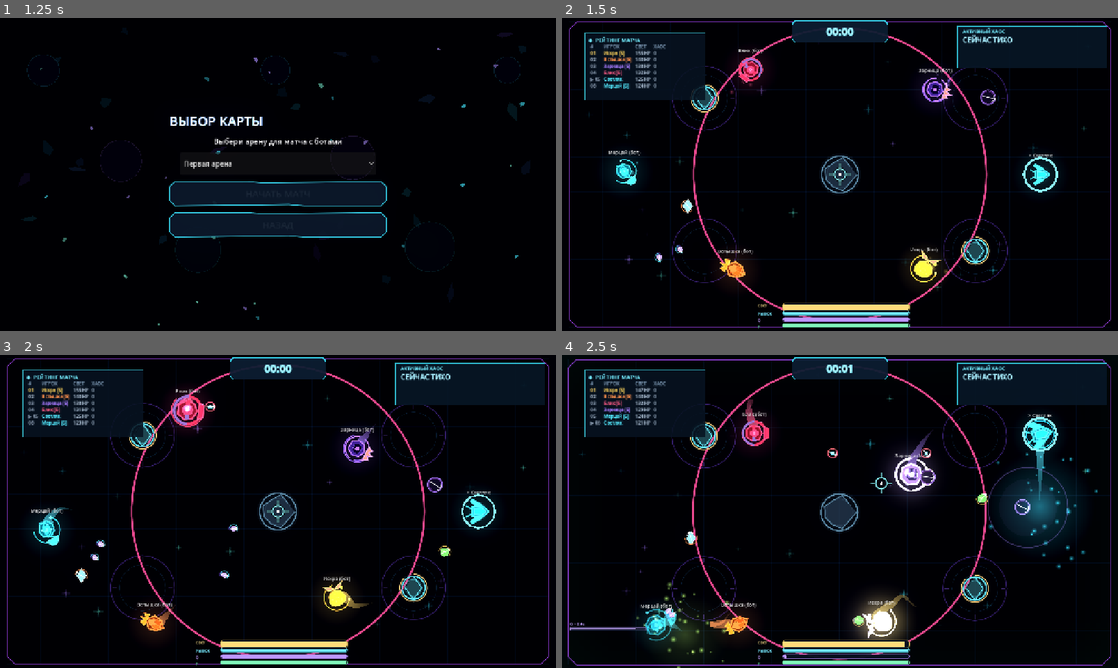
Above: before the commit, frames 1-4 (two rows, left to right).
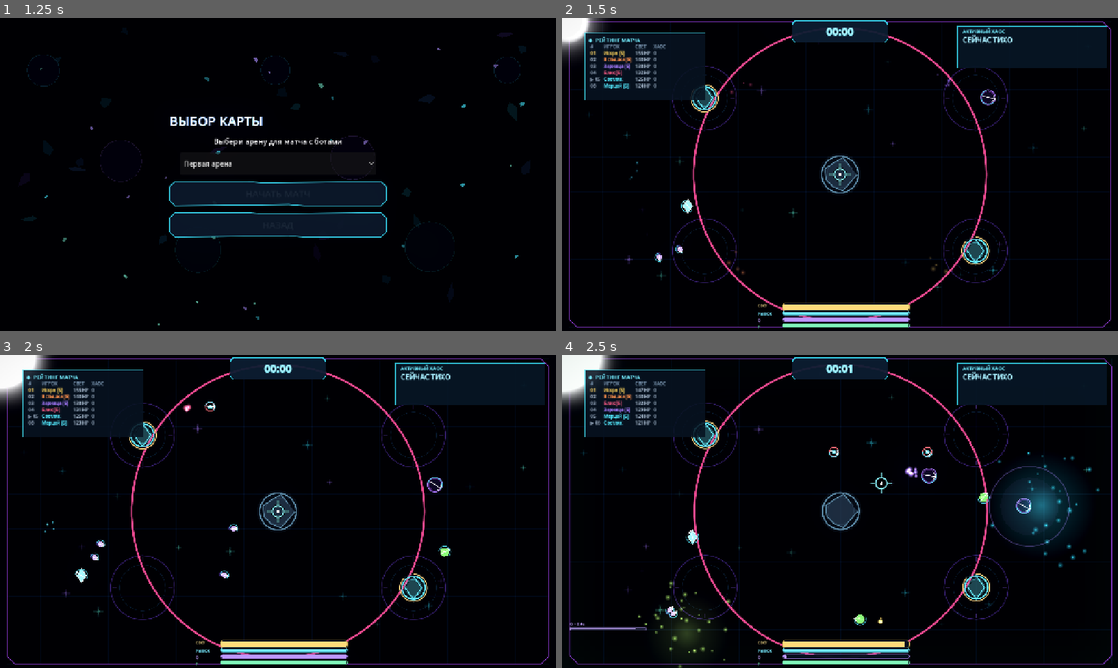
Above: after the commit, the same moments.

Repository: DvoreZZKy/svetobalamut
Game: Godot game, scene res://scenes/menu.tscn
Same seed, same stepped clock (60 frames per second), same inputs: the game is played once before the commit and once after it.
Inputs (mouse positions are in pixels of both pictures, inside the frame that each line leads up to):
- Up to frame 1 (1.25 s): click "Играть одному (с ботами)" at 0.5 s
- Up to frame 2 (1.5 s): click "НАЧАТЬ МАТЧ" at 1.25 s
- Up to frame 3 (2 s): no input
- Up to frame 4 (2.5 s): tap Enter (restart) at 2 s; move the mouse to (867, 511) at 2.02 s; hold W (up) from 2.03 s (still down); tap Q (ability) at 2.1 s; click (867, 511) at 2.17 s

Frame 1 is identical in both runs. In frame 2, 3.1% of the frame differs, in the area x 0-90%, y 0-85%; in frame 3, 3.8%; in frame 4, 11%, in the area x 0-99%, y 0-100%.
Error after the commit: Parse Error: Cannot infer the type of "phase" variable because the value doesn't have a set type. (res://scripts/vector_actor.gd:80)

Commit message:
Redesign all character silhouettes, palettes and animations

Diff:
--- a/scripts/menu.gd
+++ b/scripts/menu.gd
@@ -75,20 +75,24 @@
 	_btn("Назад", join, func(): _show("main"))
 
 	var profile := _box("profile")
-	profile.anchor_left = 0.5
-	profile.anchor_right = 0.5
-	profile.anchor_top = 0.5
-	profile.anchor_bottom = 0.5
-	profile.offset_left = -250
-	profile.offset_right = 250
-	profile.offset_top = -280
-	profile.offset_bottom = 280
+	profile.anchor_left = 0.0
+	profile.anchor_right = 1.0
+	profile.anchor_top = 0.0
+	profile.anchor_bottom = 1.0
+	profile.offset_left = 0
+	profile.offset_right = 0
+	profile.offset_top = 92
+	profile.offset_bottom = -18
 	profile.alignment = BoxContainer.ALIGNMENT_CENTER
 	profile.add_theme_constant_override("separation", 5)
-	_title(profile, "ТВОЙ ПЕРСОНАЖ")
+	profile.add_theme_constant_override("alignment", BoxContainer.ALIGNMENT_CENTER)
+	var profile_heading := _title(profile, "ТВОЙ ПЕРСОНАЖ")
+	profile_heading.horizontal_alignment = HORIZONTAL_ALIGNMENT_CENTER
+	profile_heading.size_flags_horizontal = Control.SIZE_EXPAND_FILL
 	profile_preview = _make_vector_preview(profile)
 	profile_info = Label.new()
 	profile_info.horizontal_alignment = HORIZONTAL_ALIGNMENT_CENTER
+	profile_info.size_flags_horizontal = Control.SIZE_EXPAND_FILL
 	profile_info.add_theme_font_size_override("font_size", 15)
 	profile.add_child(profile_info)
 	profile_color_btn = _btn("Цвет", profile, func():
--- a/scripts/vector_actor.gd
+++ b/scripts/vector_actor.gd
@@ -1,5 +1,5 @@
 extends Node2D
-## Четыре читаемых силуэта с небольшим количеством крупных граней.
+## Персонажи рисуются из палитры игрока; белый используется только как нейтральный блик.
 
 var kind := 0
 var tint := Color("#54eaff")
@@ -8,157 +8,207 @@
 var anim_time := 0.0
 
 func setup(p_kind: int, p_tint: Color, p_outfit: int, p_hat: int) -> void:
-	kind = maxi(0, p_kind)
+	kind = posmod(p_kind, 19)
 	tint = p_tint
 	outfit = posmod(p_outfit, 5)
 	hat = posmod(p_hat, 5)
 	queue_redraw()
 
-
 func _process(dt: float) -> void:
 	anim_time += dt
 	queue_redraw()
 
-
-func _shape(points: Array, fill: Color, edge: Color = Color.WHITE, width: float = 3.0) -> void:
-	var poly := PackedVector2Array(points)
-	draw_colored_polygon(poly, fill)
-	var closed := poly.duplicate()
-	closed.append(poly[0])
-	draw_polyline(closed, edge, width, true)
-
+func _poly(points: Array, fill: Color, edge: Color = Color.WHITE, width: float = 2.5) -> void:
+	var polygon := PackedVector2Array(points)
+	draw_colored_polygon(polygon, fill)
+	var outline := polygon.duplicate()
+	outline.append(polygon[0])
+	draw_polyline(outline, edge, width, true)
+
+func _line(a: Vector2, b: Vector2, color: Color, width: float = 2.5) -> void:
+	draw_line(a, b, color, width, true)
+
+func _ring(center: Vector2, radius: float, color: Color, width: float = 2.0, start: float = 0.0, finish: float = TAU) -> void:
+	draw_arc(center, radius, start, finish, 32, color, width, true)
+
+func _dot(pos: Vector2, radius: float, color: Color) -> void:
+	draw_circle(pos, radius, color)
 
 func _draw() -> void:
-	var dark := tint.darkened(0.62)
-	var bright := tint.lightened(0.42)
-	if kind < 4:
-		match posmod(kind, 4):
-			0: # Светляк: крылья и короткое светящееся тело.
-				_shape([Vector2(-8,-4),Vector2(-23,-18),Vector2(-27,-14),Vector2(-17,5),Vector2(-7,8)], bright, bright, 2.5)
-				_shape([Vector2(8,-4),Vector2(23,-18),Vector2(27,-14),Vector2(17,5),Vector2(7,8)], bright, bright, 2.5)
-				_shape([Vector2(-10,-14),Vector2(10,-14),Vector2(13,8),Vector2(0,23),Vector2(-13,8)], dark, bright, 3.5)
-				_shape([Vector2(-7,-9),Vector2(7,-9),Vector2(8,8),Vector2(0,17),Vector2(-8,8)], tint, tint.lightened(0.7), 2.0)
-				draw_line(Vector2(-5,-14),Vector2(-12,-27),bright,3.0,true)
-				draw_line(Vector2(5,-14),Vector2(12,-27),bright,3.0,true)
-			1: # Капсула: широкий корпус и одно большое окно.
-				_shape([Vector2(-17,-22),Vector2(12,-22),Vector2(20,-12),Vector2(20,13),Vector2(10,24),Vector2(-10,24),Vector2(-20,13),Vector2(-20,-12)], dark, bright, 4.0)
-				_shape([Vector2(-12,-15),Vector2(12,-15),Vector2(14,3),Vector2(9,15),Vector2(-9,15),Vector2(-14,3)], tint, bright, 2.5)
-				_shape([Vector2(-8,-9),Vector2(8,-9),Vector2(8,1),Vector2(-8,1)], Color("#d9fbff"), Color("#d9fbff"), 1.0)
-			2: # Призрак: плавающий силуэт с гранёным низом.
-				_shape([Vector2(-19,17),Vector2(-20,-5),Vector2(-14,-20),Vector2(-7,-25),Vector2(7,-25),Vector2(14,-20),Vector2(20,-5),Vector2(19,17),Vector2(8,10),Vector2(0,20),Vector2(-8,10)], dark, bright, 3.5)
-				_shape([Vector2(-12,-10),Vector2(-5,-17),Vector2(5,-17),Vector2(12,-10),Vector2(10,1),Vector2(-10,1)], Color("#f5f1ff"), Color("#f5f1ff"), 1.0)
-				draw_line(Vector2(-7,7),Vector2(7,7),Color("#7557b9"),3.0,true)
-			3: # Кристалл: ромб с тремя крупными плоскостями.
-				_shape([Vector2(0,-28),Vector2(20,-9),Vector2(16,12),Vector2(0,28),Vector2(-16,12),Vector2(-20,-9)], dark, bright, 4.0)
-				_shape([Vector2(0,-21),Vector2(12,-8),Vector2(0,2),Vector2(-12,-8)], bright, bright, 1.0)
-				_shape([Vector2(-12,-5),Vector2(0,4),Vector2(0,21),Vector2(-13,10)], tint, bright, 1.5)
-				_shape([Vector2(12,-5),Vector2(13,10),Vector2(0,21),Vector2(0,4)], tint.darkened(0.2), bright, 1.5)
-	if kind >= 4:
-		# Newer classes use their own animated core instead of reusing one of the four
-		# original silhouettes underneath their class-specific ornaments.
-		var core_pulse := 1.0 + 0.07 * sin(anim_time * 5.2 + float(kind))
-		_shape([Vector2(0, -20), Vector2(16, -12), Vector2(20, 5), Vector2(10, 20), Vector2(-10, 20), Vector2(-20, 5), Vector2(-16, -12)], dark, bright, 3.0)
-		draw_circle(Vector2.ZERO, 11.0 * core_pulse, tint.lightened(0.22))
-		draw_circle(Vector2.ZERO, 4.0 * core_pulse, Color.WHITE)
-		var orbit_angle := anim_time * (1.1 if kind % 2 == 0 else -1.1) + float(kind)
-		draw_arc(Vector2.ZERO, 32.0 + 2.0 * sin(anim_time * 3.0), orbit_angle, orbit_angle + PI * 1.35, 28, Color(bright, 0.82), 2.4, true)
-		var spark_pos := Vector2.from_angle(orbit_angle) * 32.0
-		draw_circle(spark_pos, 3.2, Color.WHITE)
-		var emblem_id := posmod(kind - 4, 15)
-		# Каждый новый класс получает собственный силуэтный декор и фактуру.
-		match emblem_id:
-			0: # Импульс — электрические плавники и молнии.
-				_shape([Vector2(-16,-8),Vector2(-34,-20),Vector2(-28,0),Vector2(-34,20),Vector2(-13,9)], bright, bright, 2.0)
-				_shape([Vector2(16,-8),Vector2(34,-20),Vector2(28,0),Vector2(34,20),Vector2(13,9)], bright, bright, 2.0)
-				draw_line(Vector2(-8,-17),Vector2(2,-5),Color.WHITE,2.5,true)
-				draw_line(Vector2(2,-5),Vector2(-5,5),Color.WHITE,2.5,true)
-				draw_line(Vector2(-5,5),Vector2(8,17),Color.WHITE,2.5,true)
-			1: # Магнит — полюса и металлические дуги.
-				draw_arc(Vector2.ZERO, 29.0, PI, TAU, 24, Color("#ff657d"), 5.0, true)
-				draw_arc(Vector2.ZERO, 29.0, 0.0, PI, 24, Color("#62caff"), 5.0, true)
-				draw_rect(Rect2(-20,-4,10,9), Color("#ff657d"))
-				draw_rect(Rect2(10,-4,10,9), Color("#62caff"))
-			2: # Слизень — мягкие капли и пузырьки.
-				_shape([Vector2(-22,8),Vector2(-19,-8),Vector2(-8,-16),Vector2(12,-13),Vector2(23,0),Vector2(18,15),Vector2(0,22),Vector2(-18,17)], tint.lightened(0.18), bright, 2.5)
-				for i in 4:
-					draw_circle(Vector2(-12.0 + float(i) * 8.0, 2.0 + float(i % 2) * 7.0), 2.2, Color("#eaffc2"))
-				draw_circle(Vector2(20,-22), 4.0, bright)
-			3: # Сверхнова — корона солнечных лучей.
-				for i in 12:
-					var angle := TAU * float(i) / 12.0
-					draw_line(Vector2.from_angle(angle) * 25.0, Vector2.from_angle(angle) * 36.0, bright, 3.0, true)
-				draw_circle(Vector2.ZERO, 8.0, Color("#fff0a1"))
-				draw_circle(Vector2.ZERO, 4.0, Color.WHITE)
-			4: # Мираж — двойной контур-призрак.
-				draw_arc(Vector2(-13,-3), 22.0, -1.3, 1.3, 20, Color(bright, 0.7), 3.0, true)
-				draw_arc(Vector2(13,3), 22.0, PI - 1.3, PI + 1.3, 20, Color(bright, 0.7), 3.0, true)
-				draw_circle(Vector2(-11,-4), 3.0, Color.WHITE)
-				draw_circle(Vector2(11,4), 3.0, Color.WHITE)
-			5: # Осколок — острые кристаллические грани.
-				_shape([Vector2(0,-34),Vector2(8,-10),Vector2(28,-19),Vector2(13,0),Vector2(30,15),Vector2(6,10),Vector2(0,34),Vector2(-7,10),Vector2(-29,17),Vector2(-13,0),Vector2(-27,-19),Vector2(-7,-10)], bright, Color.WHITE, 2.0)
-				draw_line(Vector2(-10,-3),Vector2(10,4),Color.WHITE,2.0,true)
-			6: # Сингулярность — чёрное ядро и линза.
-				draw_arc(Vector2.ZERO, 30.0, 0.2, 2.9, 28, bright, 3.0, true)
-				draw_arc(Vector2.ZERO, 30.0, 3.35, 6.05, 28, bright, 3.0, true)
-				draw_circle(Vector2.ZERO, 12.0, Color("#090719"))
-				draw_circle(Vector2.ZERO, 5.0, Color("#c9a5ff"))
-			7: # Рикошет — три отражающих шеврона.
-				for i in 3:
-					var yy := -13.0 + float(i) * 13.0
-					draw_line(Vector2(-20,yy),Vector2(0,yy + 8.0),bright,3.0,true)
-					draw_line(Vector2(0,yy + 8.0),Vector2(20,yy),bright,3.0,true)
-			8: # Вулкан — раскалённые трещины.
-				_shape([Vector2(-18,8),Vector2(-15,-8),Vector2(-5,-18),Vector2(6,-12),Vector2(18,-19),Vector2(16,5),Vector2(7,19),Vector2(-9,18)], Color("#54202b"), Color("#ff9a45"), 2.5)
-				draw_line(Vector2(-8,9),Vector2(0,-2),Color("#ffe58a"),3.0,true)
-				draw_line(Vector2(0,-2),Vector2(10,7),Color("#ffe58a"),3.0,true)
-				draw_circle(Vector2(0,-9),4.0,Color("#fff1a1"))
-			9: # Паразит — усики и сегменты.
-				for side in [-1.0, 1.0]:
-					draw_line(Vector2(side * 10,-13),Vector2(side * 23,-29),bright,3.0,true)
-					draw_line(Vector2(side * 17,5),Vector2(side * 29,16),bright,3.0,true)
-					draw_circle(Vector2(side * 24,-29),3.0,Color.WHITE)
-				for i in 3:
-					draw_arc(Vector2(0,0), 11.0 + float(i) * 5.0, 0.2, 2.9, 16, bright, 1.8, true)
-			10: # Маятник — подвес и качающийся груз.
-				draw_line(Vector2(0,-24),Vector2(0,2),bright,3.0,true)
-				draw_arc(Vector2(0,0), 28.0, 0.2, 2.95, 20, bright, 2.0, true)
-				_shape([Vector2(0,-2),Vector2(12,10),Vector2(0,25),Vector2(-12,10)], tint.lightened(0.3), bright, 2.5)
-			11: # Губка — пористая поверхность.
-				for i in 9:
-					var angle := TAU * float(i) / 9.0
-					draw_circle(Vector2.from_angle(angle) * 17.0, 3.0 + float(i % 2), bright)
-				draw_circle(Vector2.ZERO, 6.0, tint.lightened(0.65))
-			12: # Фантом — следы рывка.
-				for i in 4:
-					var yy := -18.0 + float(i) * 12.0
-					draw_line(Vector2(-34,yy),Vector2(-20,yy),Color(bright, 0.85 - float(i) * 0.14),3.0,true)
-				draw_line(Vector2(12,-13),Vector2(28,-24),bright,3.0,true)
-				draw_line(Vector2(12,13),Vector2(28,24),bright,3.0,true)
-			13: # Генератор — катушки и энергетическое ядро.
-				draw_arc(Vector2.ZERO, 27.0, 0.0, TAU, 24, bright, 3.0, true)
-				for i in 4:
-					draw_circle(Vector2.from_angle(TAU * float(i) / 4.0) * 27.0, 4.0, Color("#fff0a1"))
-				draw_circle(Vector2.ZERO, 8.0, bright)
-			14: # Полярность — разноимённые полюса.
-				draw_circle(Vector2(-13,0), 12.0, Color("#ff647d"))
-				draw_circle(Vector2(13,0), 12.0, Color("#62caff"))
-				draw_line(Vector2(-18,0),Vector2(-8,0),Color.WHITE,2.5,true)
-				draw_line(Vector2(-13,-5),Vector2(-13,5),Color.WHITE,2.5,true)
-				draw_line(Vector2(8,0),Vector2(18,0),Color.WHITE,2.5,true)
-		# Световые насечки подчёркивают материал каждого нового корпуса.
-		for i in 3:
-			var yy := -10.0 + float(i) * 10.0
-			draw_line(Vector2(-5, yy), Vector2(5, yy), Color(bright, 0.72), 1.4, true)
-
-	if outfit > 0 and kind < 4:
-		var cloth: Color = [Color("#26334f"), Color("#f4d35e"), Color("#3ddc97"), Color("#f05d9b"), Color("#d6e4ff")][outfit]
-		match posmod(kind, 4):
-			0: _shape([Vector2(-7,-3),Vector2(7,-3),Vector2(5,10),Vector2(0,15),Vector2(-5,10)], cloth, cloth.lightened(0.35), 2.0)
-			1: _shape([Vector2(-14,4),Vector2(14,4),Vector2(10,17),Vector2(-10,17)], cloth, cloth.lightened(0.35), 2.0)
-			2: _shape([Vector2(-14,1),Vector2(14,1),Vector2(16,13),Vector2(0,20),Vector2(-16,13)], cloth, cloth.lightened(0.35), 2.0)
-			3: _shape([Vector2(0,-8),Vector2(10,0),Vector2(6,12),Vector2(0,17),Vector2(-6,12),Vector2(-10,0)], cloth, cloth.lightened(0.35), 2.0)
-	match hat:
-		1: _shape([Vector2(-17,-24),Vector2(-12,-38),Vector2(-4,-30),Vector2(0,-43),Vector2(5,-30),Vector2(13,-38),Vector2(18,-24)], Color("#ffd65c"), Color("#fff0ad"), 2.5)
-		2: _shape([Vector2(-17,-23),Vector2(17,-23),Vector2(12,-34),Vector2(-12,-34)], Color("#e85e7e"), Color("#ffafc0"), 2.5)
-		3: _shape([Vector2(-15,-22),Vector2(-25,-36),Vector2(-5,-28),Vector2(0,-22),Vector2(7,-28),Vector2(25,-36),Vector2(15,-22)], Color("#b88cff"), Color("#e0caff"), 2.5)
-		4: _shape([Vector2(-16,-27),Vector2(-10,-40),Vector2(0,-45),Vector2(10,-40),Vector2(16,-27)], Color("#9cefff"), Color("#e3fcff"), 2.5)
+	var dark: Color = tint.darkened(0.66)
+	var mid: Color = tint.darkened(0.28)
+	var bright: Color = tint.lightened(0.38)
+	var pale: Color = tint.lightened(0.68)
+	var pulse := 0.5 + 0.5 * sin(anim_time * 2.4)
+	var wobble := sin(anim_time * 4.0)
+	var p := Vector2.ZERO
+
+	match kind:
+		0: # Светляк — крылья машут независимо от тела.
+			var flap := sin(anim_time * 8.0) * 8.0
+			_poly([Vector2(-7,-5),Vector2(-24,-20-flap),Vector2(-28,-7),Vector2(-15,8)], bright, pale)
+			_poly([Vector2(7,-5),Vector2(24,-20+flap),Vector2(28,-7),Vector2(15,8)], bright, pale)
+			_poly([Vector2(-10,-14),Vector2(10,-14),Vector2(13,8),Vector2(0,24),Vector2(-13,8)], dark, bright, 3.0)
+			_poly([Vector2(-6,-8),Vector2(6,-8),Vector2(7,8),Vector2(0,16),Vector2(-7,8)], tint, pale)
+			for i in 3:
+				_dot(Vector2(sin(anim_time*1.8+float(i)*2.1)*32.0, cos(anim_time*1.8+float(i)*2.1)*20.0), 2.5, Color(bright, 0.8))
+		1: # Капсула — бронированные створки сдвигаются.
+			var gap := pulse * 3.0
+			_poly([Vector2(-18,-22),Vector2(-3,-22-gap),Vector2(-3,21),Vector2(-12,24),Vector2(-21,12),Vector2(-21,-12)], dark, bright, 3.0)
+			_poly([Vector2(18,-22),Vector2(3,-22+gap),Vector2(3,21),Vector2(12,24),Vector2(21,12),Vector2(21,-12)], mid, bright, 3.0)
+			_poly([Vector2(-8,-13),Vector2(8,-13),Vector2(11,7),Vector2(0,17),Vector2(-11,7)], tint, pale)
+			_line(Vector2(-5,-4),Vector2(5,-4),Color.WHITE,2.0)
+			_line(Vector2(-4,3),Vector2(4,3),Color.WHITE,1.5)
+		2: # Призрак — нижняя кромка плывёт волной.
+			var bob := sin(anim_time*3.0)*3.0
+			_poly([Vector2(-19,13+bob),Vector2(-20,-7),Vector2(-13,-21),Vector2(-6,-26),Vector2(7,-26),Vector2(15,-18),Vector2(20,-5),Vector2(18,13),Vector2(8,8+bob),Vector2(0,17-bob),Vector2(-9,9+bob)], dark, bright, 3.0)
+			_poly([Vector2(-11,-10),Vector2(-5,-17),Vector2(5,-17),Vector2(11,-10),Vector2(9,0),Vector2(-9,0)], pale, Color.WHITE, 1.0)
+			_line(Vector2(-7,7),Vector2(7,7),mid,2.5)
+			_ring(Vector2(0,25), 5.0, Color(bright, 0.55+pulse*0.35), 1.5)
+		3: # Кристалл — вращающиеся блики по неподвижным граням.
+			_poly([Vector2(0,-29),Vector2(21,-8),Vector2(16,13),Vector2(0,29),Vector2(-16,13),Vector2(-21,-8)], dark, bright, 3.5)
+			_poly([Vector2(0,-22),Vector2(13,-8),Vector2(0,2),Vector2(-13,-8)], bright, pale)
+			_poly([Vector2(-13,-5),Vector2(0,4),Vector2(0,22),Vector2(-14,11)], tint, pale)
+			_poly([Vector2(13,-5),Vector2(14,11),Vector2(0,22),Vector2(0,4)], mid, bright)
+			var shine := Vector2.from_angle(anim_time*1.3) * 13.0
+			_line(shine+Vector2(-4,-5),shine+Vector2(4,5),Color.WHITE,2.0)
+		4: # Импульс — короткие рывки и электрические дуги.
+			var jolt := Vector2(sin(anim_time*17.0)*2.8, sin(anim_time*23.0)*1.8)
+			_poly([Vector2(-12,-17),Vector2(10,-20),Vector2(19,-5),Vector2(12,17),Vector2(-10,19),Vector2(-20,1)]+[jolt], dark, bright, 3.0)
+			_poly([Vector2(-9,-9),Vector2(7,-12),Vector2(12,3),Vector2(0,13),Vector2(-12,3)], tint, pale)
+			for side in [-1.0,1.0]:
+				var phase := anim_time*15.0 + side
+				_line(Vector2(side*17,-13),Vector2(side*(26+sin(phase)*5),-5),bright,2.5)
+				_line(Vector2(side*(26+sin(phase)*5),-5),Vector2(side*20,5),Color.WHITE,1.5)
+				_line(Vector2(side*20,5),Vector2(side*29,15),bright,2.5)
+		5: # Магнит — два полюса притягивают движущиеся опилки.
+			_poly([Vector2(-19,-13),Vector2(-7,-22),Vector2(7,-22),Vector2(19,-13),Vector2(17,13),Vector2(8,22),Vector2(-8,22),Vector2(-17,13)], dark, bright, 3.0)
+			_poly([Vector2(-15,-10),Vector2(-2,-10),Vector2(-2,13),Vector2(-13,13)], tint, pale)
+			_poly([Vector2(2,-10),Vector2(15,-10),Vector2(13,13),Vector2(2,13)], mid, bright)
+			_line(Vector2(-12,0),Vector2(-5,0),Color.WHITE,2.0)
+			_line(Vector2(-8,-4),Vector2(-8,4),Color.WHITE,2.0)
+			_line(Vector2(5,0),Vector2(12,0),Color.WHITE,2.0)
+			for i in 6:
+				var a := anim_time*1.5 + TAU*float(i)/6.0
+				var r := 29.0 + sin(anim_time*3.0+float(i))*4.0
+				_dot(Vector2.from_angle(a)*r, 2.0, bright)
+		6: # Слизень — вязкое тело с меняющимися боками.
+			var squeeze := sin(anim_time*3.2)
+			_poly([Vector2(-22,-5),Vector2(-16,-16-squeeze*3),Vector2(0,-18),Vector2(18,-13+squeeze*3),Vector2(23,3),Vector2(15,17),Vector2(-5,22),Vector2(-21,13)], tint, bright, 3.0)
+			_poly([Vector2(-11,-5),Vector2(-5,-11),Vector2(5,-10),Vector2(12,-3),Vector2(8,4),Vector2(-8,4)], pale, Color.WHITE, 1.0)
+			for i in 4:
+				var y := sin(anim_time*2.0+float(i))*8.0
+				_dot(Vector2(-12.0+float(i)*8.0,y+8.0),2.0,bright)
+			_dot(Vector2(20.0+sin(anim_time*2.4)*3.0,-20.0-cos(anim_time*2.4)*3.0),3.0,pale)
+		7: # Сверхнова — ядро сжимается, лучи вспыхивают по очереди.
+			var core := 7.0 + pulse*4.0
+			for i in 12:
+				var a := TAU*float(i)/12.0
+				var inner := 17.0 + pulse*3.0
+				var outer := 27.0 + pulse*12.0
+				_line(Vector2.from_angle(a)*inner,Vector2.from_angle(a)*outer,Color(bright,0.35+0.65*pulse),2.0)
+			_dot(Vector2.ZERO,core,bright)
+			_dot(Vector2.ZERO,core*0.42,Color.WHITE)
+			_ring(Vector2.ZERO,14.0+pulse*5.0,Color(bright,0.55),1.5)
+		8: # Мираж — две копии сдвигаются и растворяются.
+			var drift := sin(anim_time*2.2)*7.0
+			_poly([Vector2(-12,-19)+Vector2(-drift,0),Vector2(12,-19)+Vector2(-drift,0),Vector2(18,0)+Vector2(-drift,0),Vector2(0,22)+Vector2(-drift,0),Vector2(-18,0)+Vector2(-drift,0)],Color(tint,0.24),Color(bright,0.42),2.0)
+			_poly([Vector2(-12,-19)+Vector2(drift,0),Vector2(12,-19)+Vector2(drift,0),Vector2(18,0)+Vector2(drift,0),Vector2(0,22)+Vector2(drift,0),Vector2(-18,0)+Vector2(drift,0)],Color(tint,0.24),Color(bright,0.42),2.0)
+			_poly([Vector2(0,-21),Vector2(15,-7),Vector2(12,12),Vector2(0,24),Vector2(-12,12),Vector2(-15,-7)],dark,bright,3.0)
+			_line(Vector2(-7,-3),Vector2(7,-3),Color.WHITE,2.0)
+		9: # Осколок — сегменты вращаются вокруг острого ядра.
+			for i in 3:
+				var a := anim_time*0.7+TAU*float(i)/3.0
+				var v := Vector2.from_angle(a)
+				_poly([v*17.0,v.rotated(0.32)*31.0,v.rotated(0.62)*18.0],bright,Color.WHITE,1.5)
+			_poly([Vector2(0,-17),Vector2(13,0),Vector2(0,17),Vector2(-13,0)],dark,bright,2.5)
+			_line(Vector2(-5,-5),Vector2(5,5),Color.WHITE,1.5)
+		10: # Сингулярность — линза изгибает дуги вокруг тёмного центра.
+			for i in 3:
+				var r := 22.0+float(i)*6.0
+				var shift := sin(anim_time*1.4+float(i))*0.45
+				_ring(Vector2(shift*7.0,0),r,Color(bright,0.5-float(i)*0.1),1.8,0.25+shift,2.7+shift)
+				_ring(Vector2(-shift*7.0,0),r,Color(bright,0.5-float(i)*0.1),1.8,3.35+shift,5.8+shift)
+			_dot(Vector2.ZERO,12.0,dark)
+			_dot(Vector2.ZERO,4.0,bright)
+		11: # Рикошет — последовательный пробег блика по шевронам.
+			for i in 3:
+				var yy := -14.0+float(i)*14.0
+				var active := 0.35+0.65*(0.5+0.5*sin(anim_time*5.0-float(i)*1.7))
+				_line(Vector2(-20,yy-7),Vector2(0,yy+7),Color(bright,active),3.0)
+				_line(Vector2(0,yy+7),Vector2(20,yy-7),Color(bright,active),3.0)
+		12: # Вулкан — трещины пульсируют, искры поднимаются.
+			_poly([Vector2(-18,10),Vector2(-17,-9),Vector2(-7,-21),Vector2(7,-17),Vector2(19,-7),Vector2(17,12),Vector2(5,22),Vector2(-11,19)],dark,mid,3.0)
+			var heat := 0.45+0.55*pulse
+			_line(Vector2(-10,10),Vector2(-2,-2),Color(bright,heat),3.0)
+			_line(Vector2(-2,-2),Vector2(8,5),Color(bright,heat),3.0)
+			_line(Vector2(8,5),Vector2(13,-9),Color(bright,heat),2.0)
+			for i in 4:
+				var rise := fposmod(anim_time*22.0+float(i)*11.0,28.0)
+				_dot(Vector2(sin(anim_time*3.0+float(i))*14.0,12.0-rise),1.5,Color(bright,1.0-rise/35.0))
+		13: # Паразит — усики сокращаются, по ним бегут узлы.
+			_poly([Vector2(-14,-12),Vector2(0,-21),Vector2(14,-12),Vector2(18,8),Vector2(0,22),Vector2(-18,8)],dark,bright,3.0)
+			for side in [-1.0,1.0]:
+				var tip := Vector2(side*(25.0+sin(anim_time*3.0+side)*5.0),-28.0+sin(anim_time*2.0+side)*4.0)
+				_line(Vector2(side*9,-12),tip,bright,3.0)
+				_dot(tip,3.0,Color.WHITE)
+				_dot(Vector2(side*17,3)+Vector2(0,sin(anim_time*4.0+side)*7.0),2.5,pale)
+			_ring(Vector2.ZERO,11.0+sin(anim_time*2.0)*2.0,bright,1.5)
+		14: # Маятник — груз качается на подвесе.
+			var angle := sin(anim_time*2.3)*0.72
+			var end := Vector2(0,-2).rotated(angle)+Vector2(0,25)
+			_poly([Vector2(-17,-18),Vector2(17,-18),Vector2(13,-5),Vector2(-13,-5)],dark,bright,2.5)
+			_line(Vector2(0,-7),end,bright,3.0)
+			_ring(Vector2(0,25),27.0,Color(bright,0.3),1.5,PI*1.15,PI*1.85)
+			_poly([end+Vector2(0,-10),end+Vector2(10,0),end+Vector2(0,10),end+Vector2(-10,0)],tint,pale,2.0)
+		15: # Губка — поры открываются и закрываются.
+			var swell := 1.0+0.13*sin(anim_time*2.6)
+			_poly([Vector2(-18,-17),Vector2(0,-22*swell),Vector2(18,-15),Vector2(22,4),Vector2(10,20),Vector2(-12,18),Vector2(-22,3)],dark,bright,3.0)
+			for i in 9:
+				var a := TAU*float(i)/9.0
+				var r := 13.0*swell
+				_ring(Vector2.from_angle(a)*r,2.0+1.2*pulse,bright,1.2)
+			_dot(Vector2.ZERO,5.0,tint)
+		16: # Генератор — четыре катушки включаются по кругу.
+			_poly([Vector2(-16,-16),Vector2(16,-16),Vector2(21,0),Vector2(16,16),Vector2(-16,16),Vector2(-21,0)],dark,bright,3.0)
+			for i in 4:
+				var a := TAU*float(i)/4.0
+				var lit := 0.3+0.7*(0.5+0.5*sin(anim_time*4.0-float(i)*PI/2.0))
+				_dot(Vector2.from_angle(a)*27.0,4.0,Color(bright,lit))
+				_line(Vector2.from_angle(a)*16.0,Vector2.from_angle(a)*23.0,Color(bright,lit),2.0)
+			_ring(Vector2.ZERO,9.0,bright,2.0)
+			_dot(Vector2.ZERO,4.0,Color.WHITE)
+		17: # Полярность — две половины сближаются и расходятся.
+			var separation := 12.0+sin(anim_time*2.0)*3.0
+			_dot(Vector2(-separation,0),13.0,dark)
+			_dot(Vector2(separation,0),13.0,mid)
+			_ring(Vector2(-separation,0),13.0,bright,2.0,0.0,PI)
+			_ring(Vector2(separation,0),13.0,bright,2.0,PI,TAU)
+			_line(Vector2(-separation-5,0),Vector2(-separation+5,0),Color.WHITE,2.0)
+			_line(Vector2(separation-5,0),Vector2(separation+5,0),Color.WHITE,2.0)
+		18: # Фантом — быстрые послесвечения появляются и стираются.
+			var offset := sin(anim_time*4.0)*9.0
+			for i in 3:
+				var trail := Vector2(-offset-float(i)*7.0,0)
+				var alpha := 0.16+0.18*float(3-i)
+				_poly([trail+Vector2(0,-19),trail+Vector2(14,-5),trail+Vector2(10,14),trail+Vector2(0,22),trail+Vector2(-10,14),trail+Vector2(-14,-5)],Color(tint,alpha),Color(bright,alpha+0.12),1.5)
+			_poly([Vector2(0,-20),Vector2(15,-6),Vector2(12,12),Vector2(0,23),Vector2(-12,12),Vector2(-15,-6)],dark,bright,3.0)
+			_line(Vector2(-7,-3),Vector2(7,-3),Color.WHITE,2.0)
+
+	# Костюмы и головные уборы тонируются от палитры игрока, а не от жёстких RGB-констант.
+	if outfit > 0:
+		var cloth := tint.darkened(0.38+float(outfit)*0.045)
+		match outfit:
+			1: _poly([Vector2(-13,4),Vector2(13,4),Vector2(10,17),Vector2(-10,17)],cloth,bright,1.5)
+			2:
+				_line(Vector2(-13,0),Vector2(13,0),bright,2.0)
+				_line(Vector2(-12,6),Vector2(12,6),bright,2.0)
+			3: _ring(Vector2.ZERO,24.0,Color(bright,0.75),2.0)
+			4: _poly([Vector2(-13,-2),Vector2(13,-2),Vector2(18,19),Vector2(0,25),Vector2(-18,19)],cloth,bright,2.0)
+	if hat > 0:
+		var hat_color := tint.lightened(0.22+float(hat)*0.08)
+		match hat:
+			1: _poly([Vector2(-17,-24),Vector2(-12,-38),Vector2(-4,-30),Vector2(0,-43),Vector2(5,-30),Vector2(13,-38),Vector2(18,-24)],hat_color,Color.WHITE,2.0)
+			2: _poly([Vector2(-17,-23),Vector2(17,-23),Vector2(12,-34),Vector2(-12,-34)],hat_color,Color.WHITE,2.0)
+			3: _poly([Vector2(-15,-22),Vector2(-25,-36),Vector2(-5,-28),Vector2(0,-22),Vector2(7,-28),Vector2(25,-36),Vector2(15,-22)],hat_color,Color.WHITE,2.0)
+			4: _ring(Vector2(0,-28),13.0,Color(hat_color,0.9),3.0,PI,TAU)
